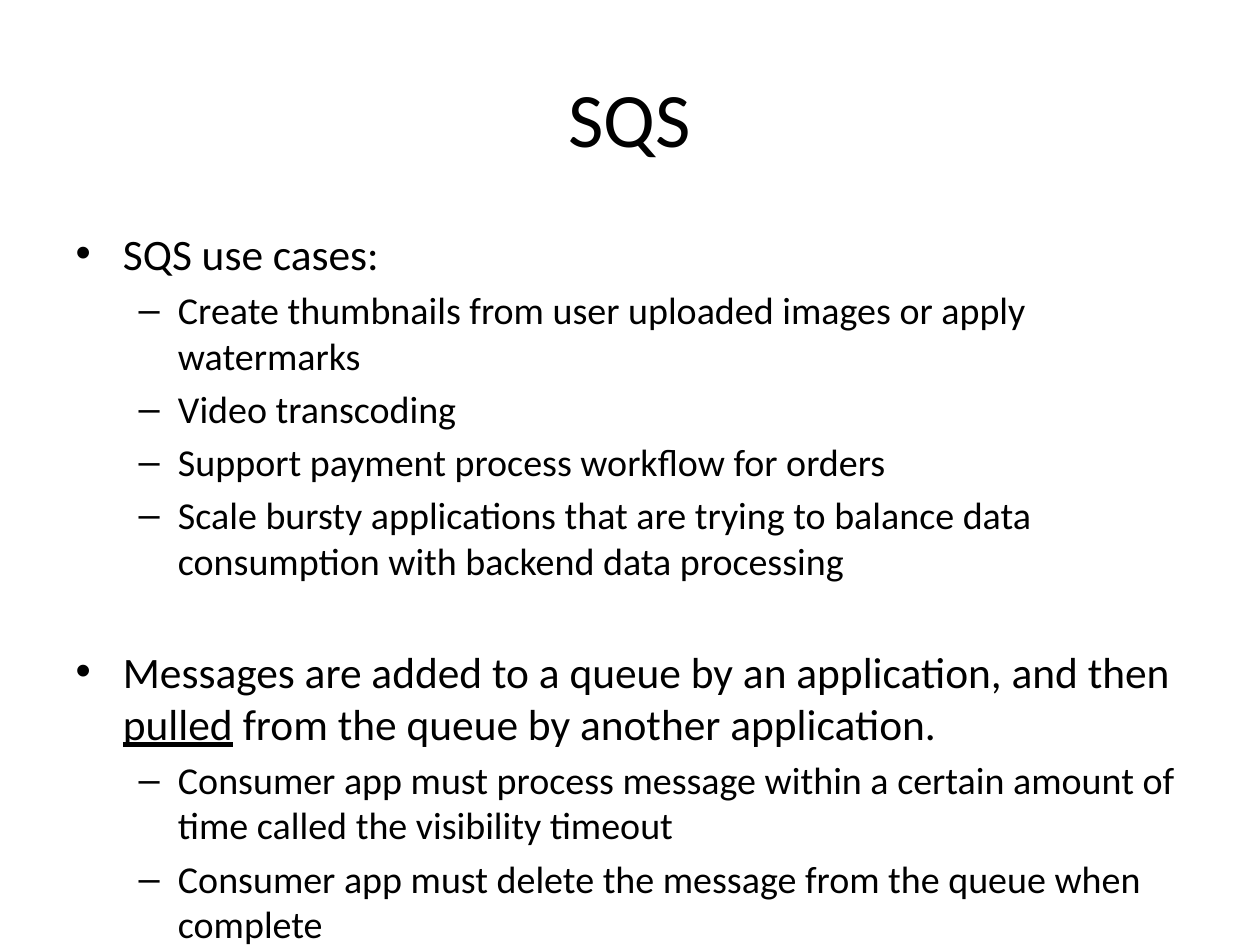
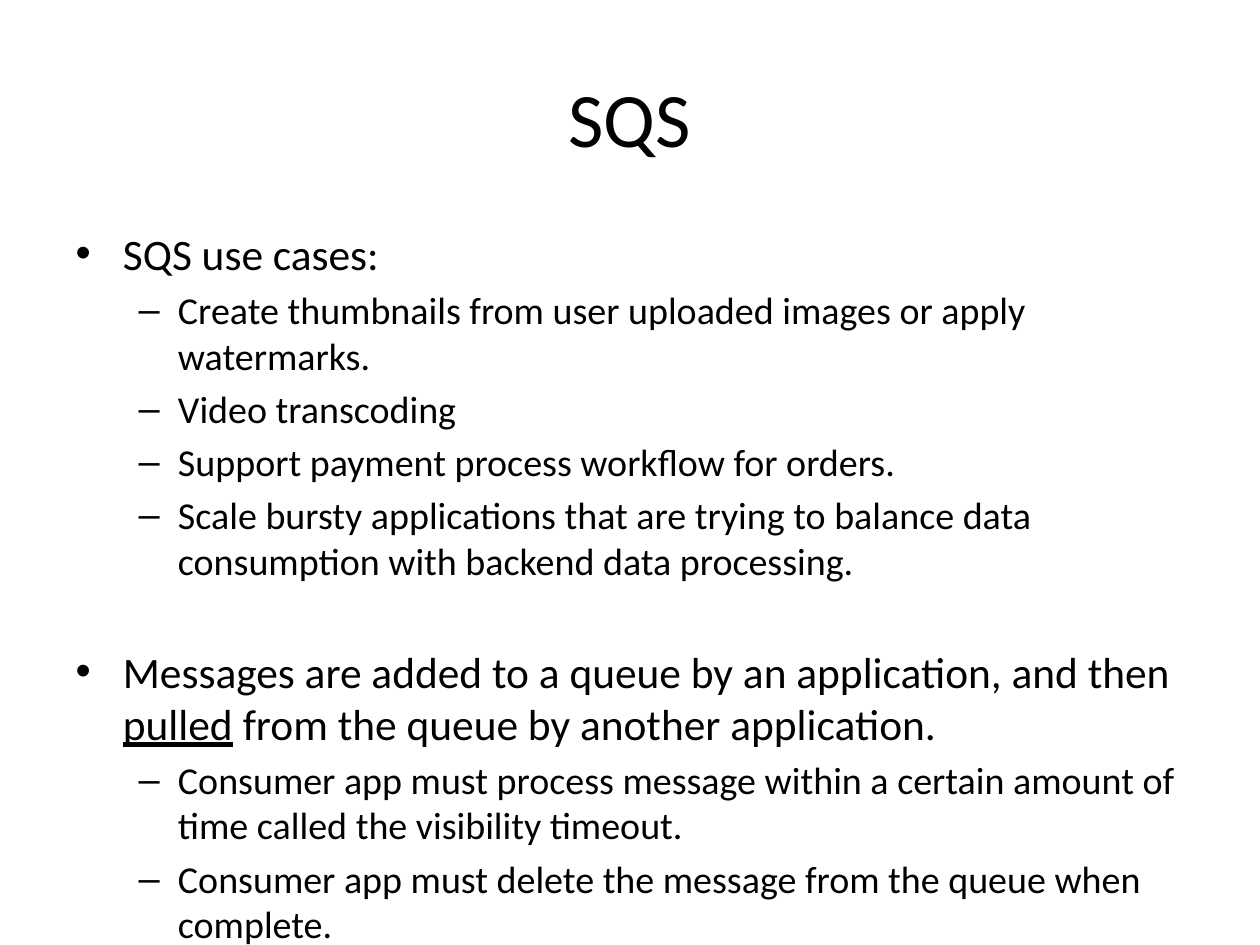
Before and after one commit to jasondbaker/infrastructure-class, a slide deck: slide 20 of infrastructure-week-6.pptx (slide 21 before the commit). Drawn at 1260x945 pixels with LibreOffice and Linux fonts; fonts in the diff are those of the drawing. Boxes give left, top, right and bottom in pixels: in the first picture for what was removed or moved away, otherwise in the second. Text is boxed around its words. In the diff, an @@ line names an element or a change of style, - is before the commit and + after.

```diff
--- a/infrastructure-week-6.pptx
+++ b/infrastructure-week-6.pptx
@@ text at [178, 297, 1025, 371]: text changed @@
-  – Create thumbnails from user uploaded images or apply watermarks
+  – Create thumbnails from user uploaded images or apply watermarks.
@@ text at [178, 449, 1031, 582]: text changed @@
-  – Support payment process workflow for orders
-  – Scale bursty applications that are trying to balance data consumption with backend data processing
+  – Support payment process workflow for orders.
+  – Scale bursty applications that are trying to balance data consumption with backend data processing.
@@ text at [178, 767, 1175, 944]: text changed @@
-  – Consumer app must process message within a certain amount of time called the visibility timeout
-  – Consumer app must delete the message from the queue when complete
+  – Consumer app must process message within a certain amount of time called the visibility timeout.
+  – Consumer app must delete the message from the queue when complete.
```
Also in this commit, not shown: 27 other slides changed, 1 slide added, 2 slides removed, 1 other file.
